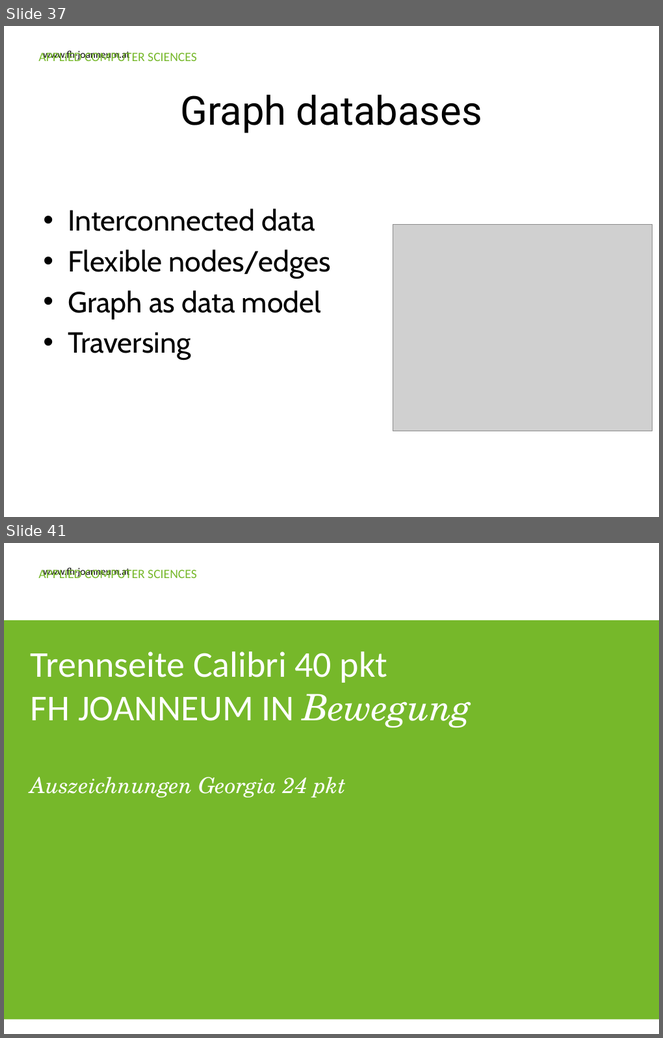
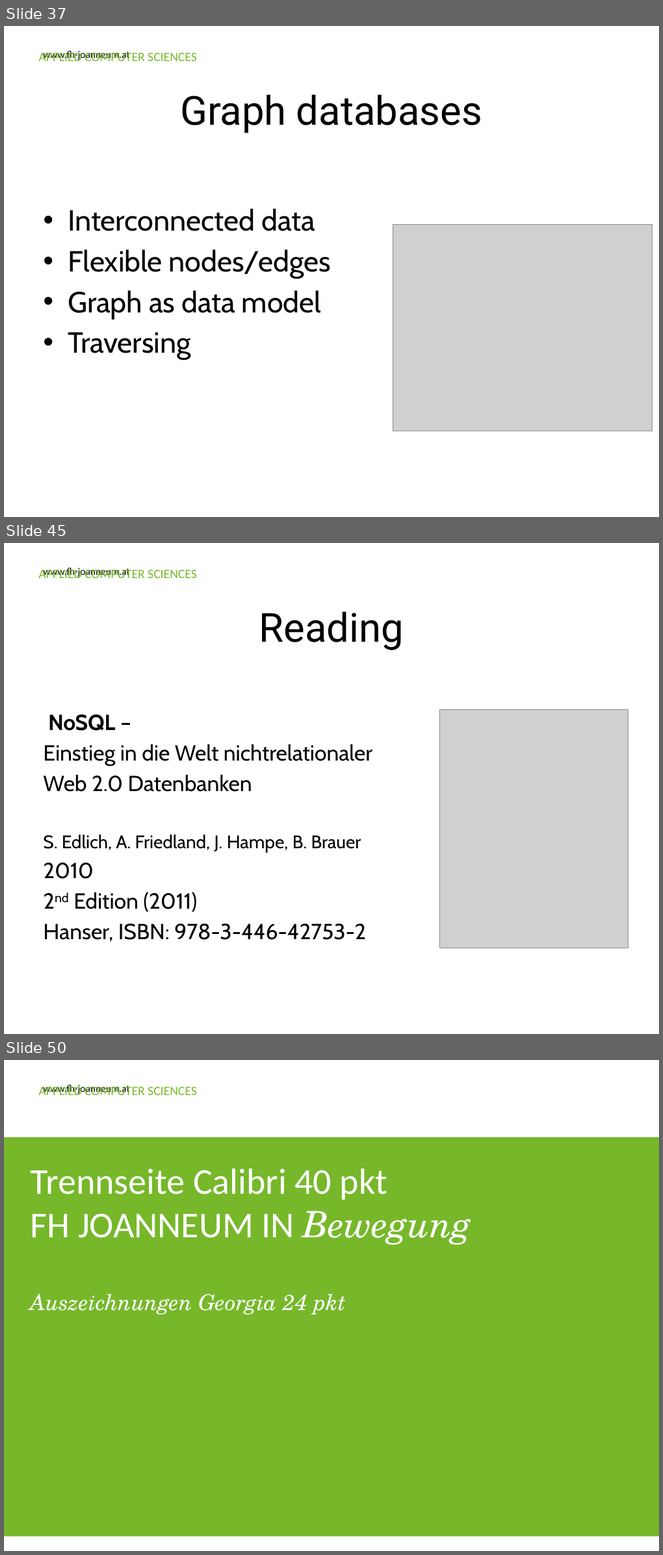
Before and after one commit to Ravenlord/guest-lecture-nosql, a slide deck: Presentation/FHJ_guest_lecture_nosql.pptx. Shown one above the other, each under a label of ours: slides 37 and 41 before the commit, slides 37, 45 and 50 after it; the slides between them are not shown. The pictures are 663x1038 and 663x1555 pixels, drawn with LibreOffice and Linux fonts; fonts in the diff are those of the drawing; grey boxes stand for pictures; background and template pictures are left out. Boxes give left, top, right and bottom in pixels: in the first picture for what was removed or moved away, otherwise in the second. Text is boxed around its words. In the diff, an @@ line names an element or a change of style, - is before the commit and + after.

Commit message:
Finished Graph slides. Added comparison + MongoDB + reading slides.

```diff
--- a/Presentation/FHJ_guest_lecture_nosql.pptx
+++ b/Presentation/FHJ_guest_lecture_nosql.pptx
@@ slide 45 added at (4, 543, 659, 1034), background #FFFFFF; not listed: 2 template elements that a slide beside it also shows @@
@@ title added at (259, 611, 404, 650), 44 pt, text #000000 @@
+Reading
@@ text added at (43, 715, 373, 942), 24 pt, text #000000 @@
+NoSQL –
+Einstieg in die Welt nichtrelationaler
+Web 2.0 Datenbanken
+S. Edlich, A. Friedland, J. Hampe, B. Brauer
+2010
+2nd Edition (2011)
+Hanser, ISBN: 978-3-446-42753-2
@@ picture added at (440, 710, 629, 949) @@
@@ what was slide 41 is now slide 50 @@
```
Also in this commit, not shown: 9 slides changed, 10 other slides added, 2 slides removed.
